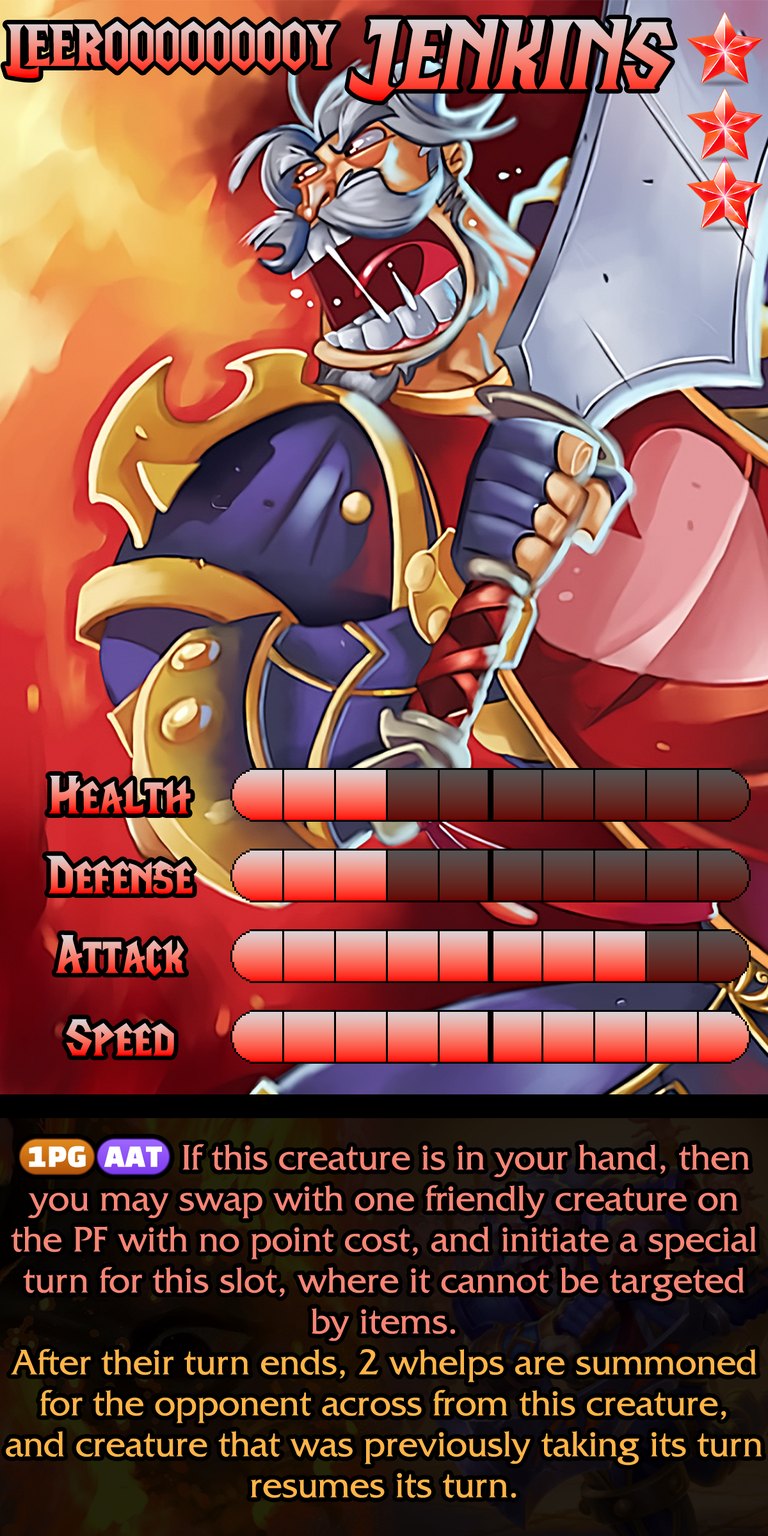
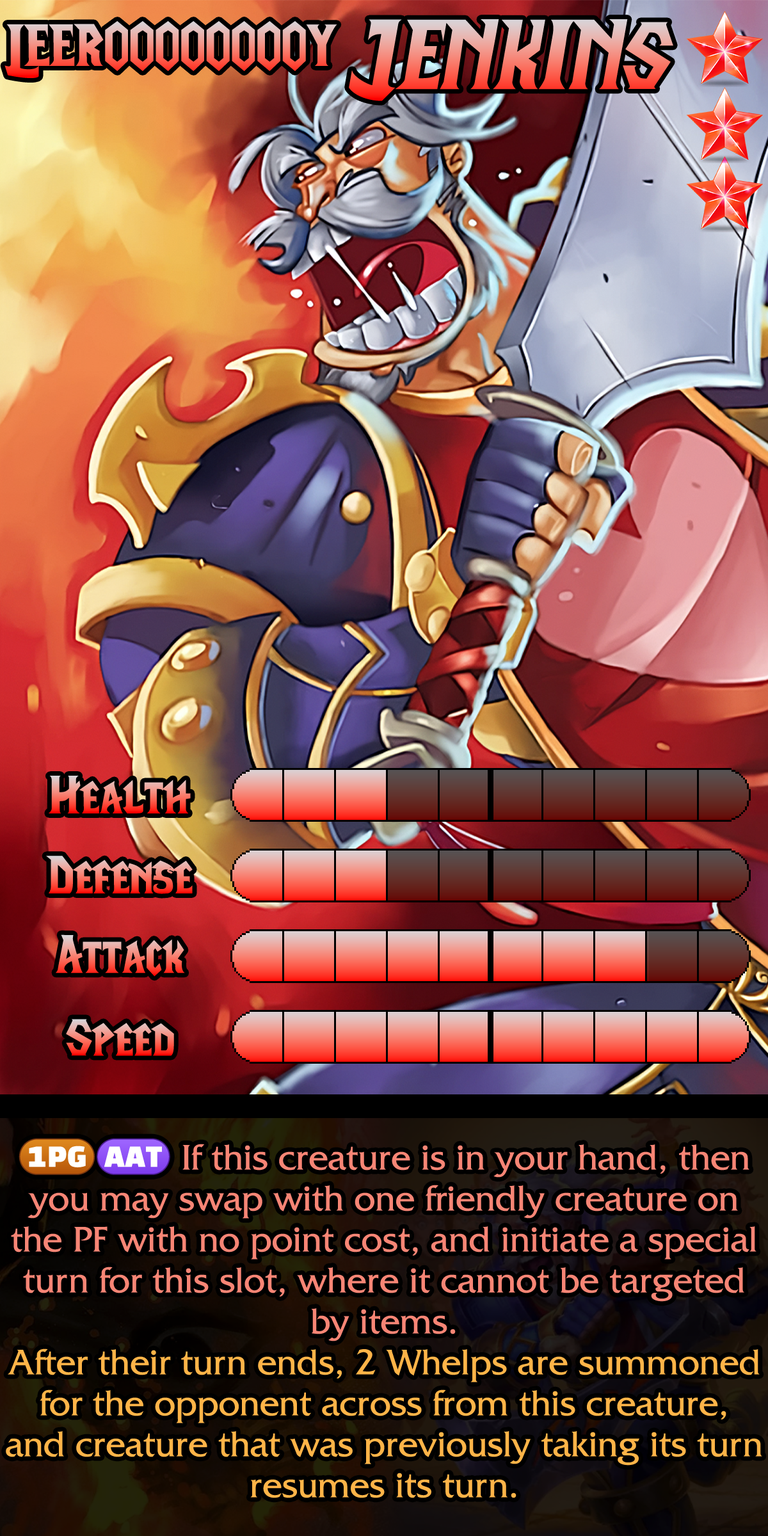
The second 768 × 1536 image is a revision of the first. Changes to its layers:
painted on "Ability" over [7, 1348, 760, 1383]
